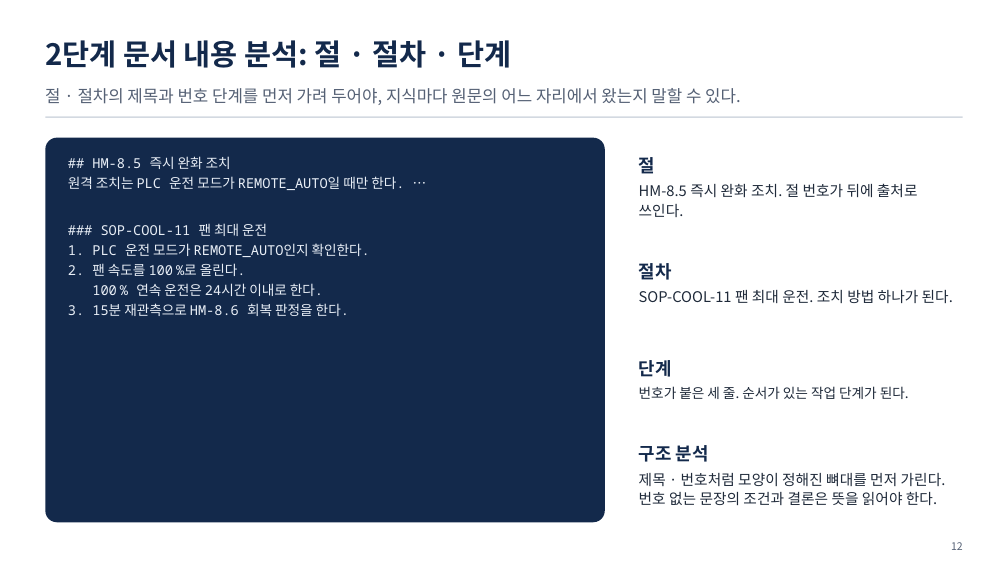
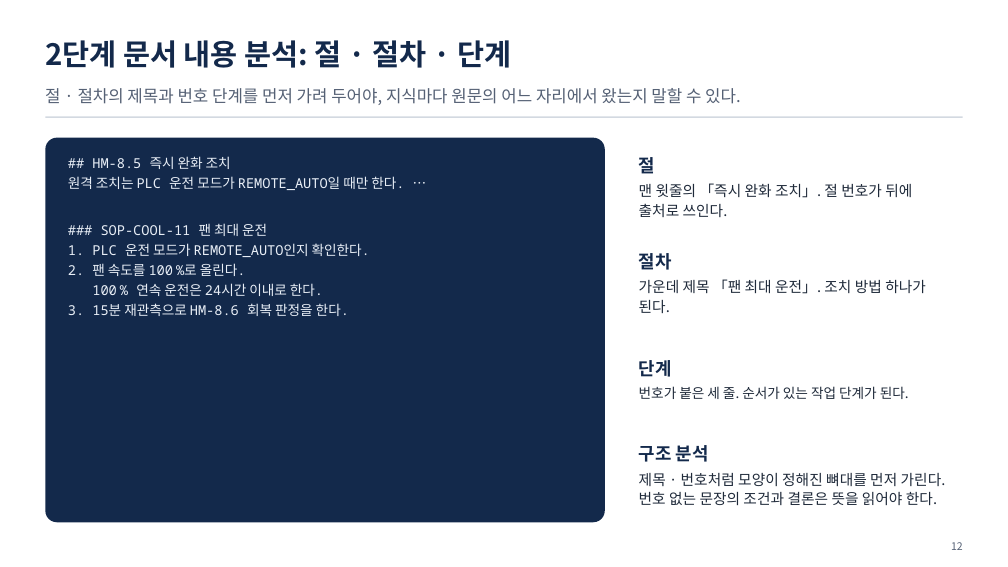
Before and after one commit to uengine-oss/hyd-iot-edu, a slide deck: slide 12 of 산출물/통합반/이론/04회차/통합반_04일차.pptx. Drawn at 1008x567 pixels with LibreOffice and Linux fonts; fonts in the diff are those of the drawing. Boxes give left, top, right and bottom in pixels: in the first picture for what was removed or moved away, otherwise in the second. Text is boxed around its words. In the diff, an @@ line names an element or a change of style, - is before the commit and + after.

```diff
--- a/산출물/통합반/이론/04회차/통합반_04일차.pptx
+++ b/산출물/통합반/이론/04회차/통합반_04일차.pptx
@@ text at box(639, 183, 912, 217): text changed @@
-HM-8.5 즉시 완화 조치. 절 번호가 뒤에 출처로 쓰인다.
+맨 윗줄의 「즉시 완화 조치」. 절 번호가 뒤에 출처로 쓰인다.
@@ text at box(639, 279, 926, 313): text changed @@
-SOP-COOL-11 팬 최대 운전. 조치 방법 하나가 된다.
+가운데 제목 「팬 최대 운전」. 조치 방법 하나가 된다.
```
Also in this commit, not shown: 24 other slides changed, 5 other files.
